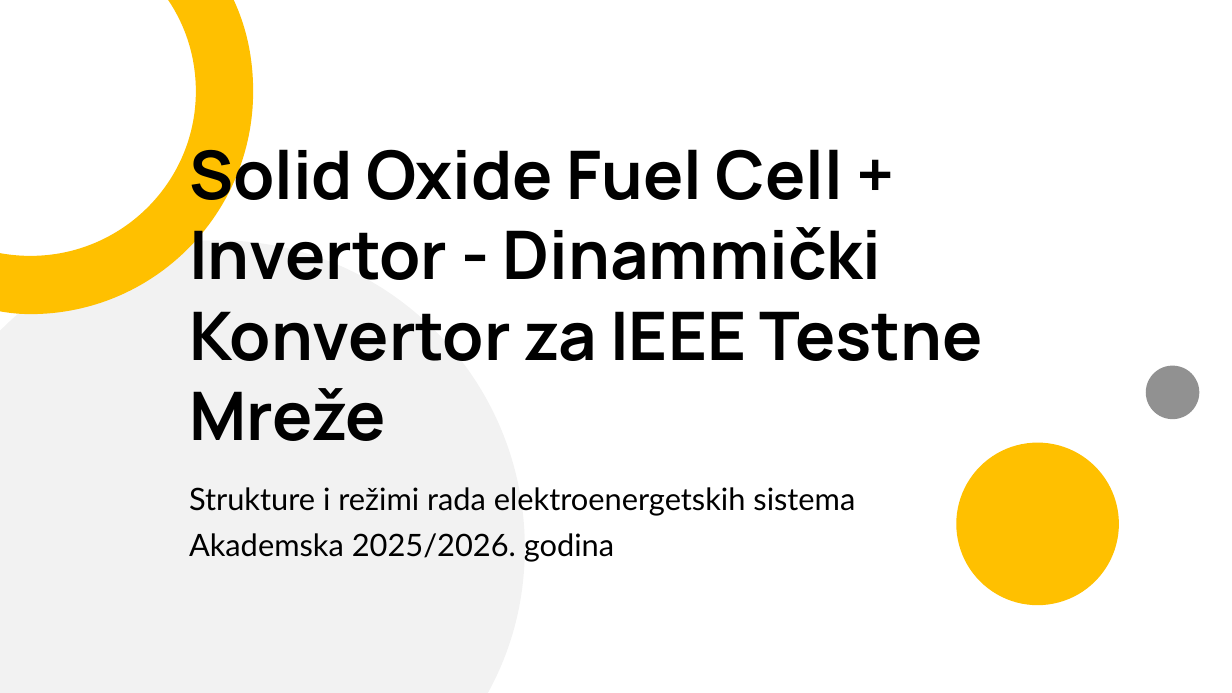
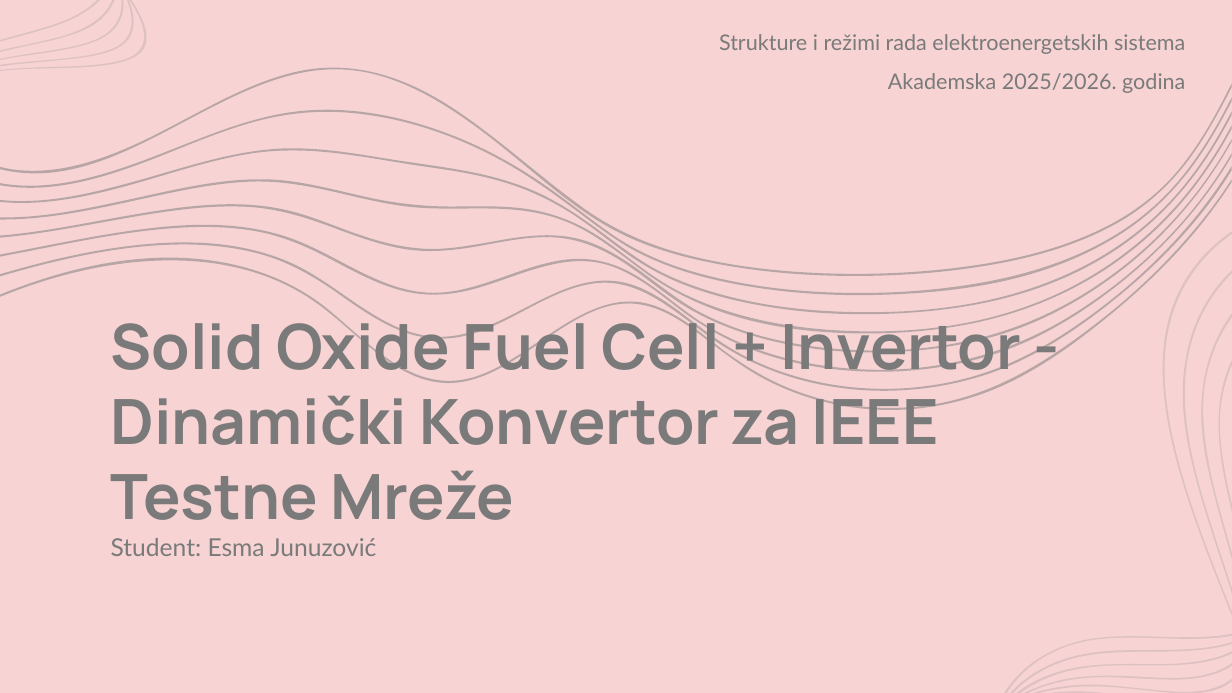
Before and after one commit to esmajun/SREES_2026_Junuzovic_SOFC_INV, a slide deck: slide 1 of presentation/SOFC_INV_Prezentacija.pptx. Drawn at 1232x693 pixels with LibreOffice and Linux fonts; fonts in the diff are those of the drawing. Boxes give left, top, right and bottom in pixels: in the first picture for what was removed or moved away, otherwise in the second. Text is boxed around its words. In the diff, an @@ line names an element or a change of style, - is before the commit and + after.

```diff
--- a/presentation/SOFC_INV_Prezentacija.pptx
+++ b/presentation/SOFC_INV_Prezentacija.pptx
@@ background #FFFFFF to #F7D3D4 @@
@@ freeform shape removed at [0, 0, 253, 314] @@
@@ freeform shape added at [0, 0, 147, 71], fill #7A7A7A at 20% opacity @@
@@ text "Strukture i režimi rada elektroenergetskih ...": place and size @@
-text "Strukture i režimi rada elektroenergetskih ..." at [189, 487, 855, 562]
+text "Strukture i režimi rada elektroenergetskih ..." at [719, 34, 1185, 93]
@@ text "Strukture i režimi rada elektroenergetskih ..." at [719, 34, 1185, 93]: size 24 to 16.8 pt, text colour #000000 to #7A7A7A; alignment left to right; line spacing 0.9 to 1 @@
@@ freeform shape added at [0, 67, 1232, 410], fill #7A7A7A at 50% opacity @@
@@ freeform shape added at [1005, 231, 1232, 693], fill #7A7A7A at 20% opacity @@
@@ freeform shape removed at [0, 240, 525, 693] @@
@@ title at [111, 311, 1021, 520]: text changed; size 52.2 to 48.6 pt; text colour #000000 to #7A7A7A @@
-Solid Oxide Fuel Cell + Invertor - Dinammički Konvertor za IEEE Testne Mreže
+Solid Oxide Fuel Cell + Invertor - Dinamički Konvertor za IEEE Testne Mreže
@@ ellipse removed at [1146, 366, 1200, 420] @@
@@ ellipse removed at [957, 443, 1119, 605] @@
@@ text added at [111, 538, 376, 556], 19.2 pt, text #7A7A7A @@
+Student: Esma Junuzović
```
Also in this commit, not shown: 6 other slides changed, 3 slides added, 4 slides removed, 8 other files.
